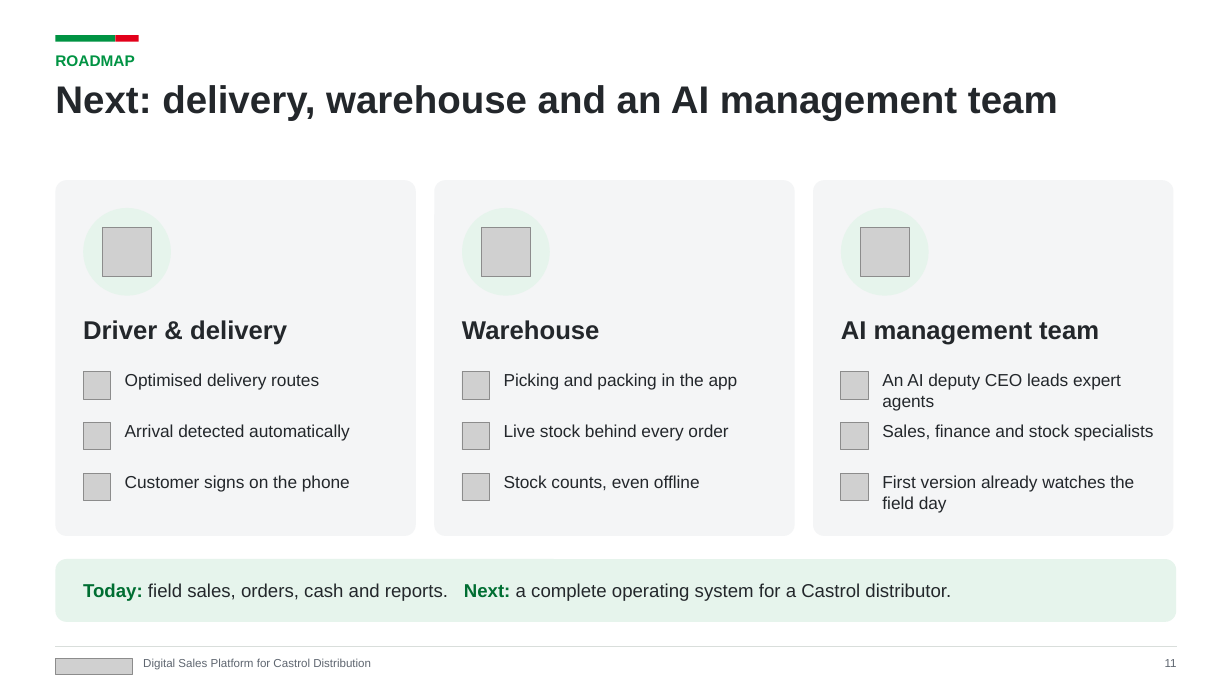
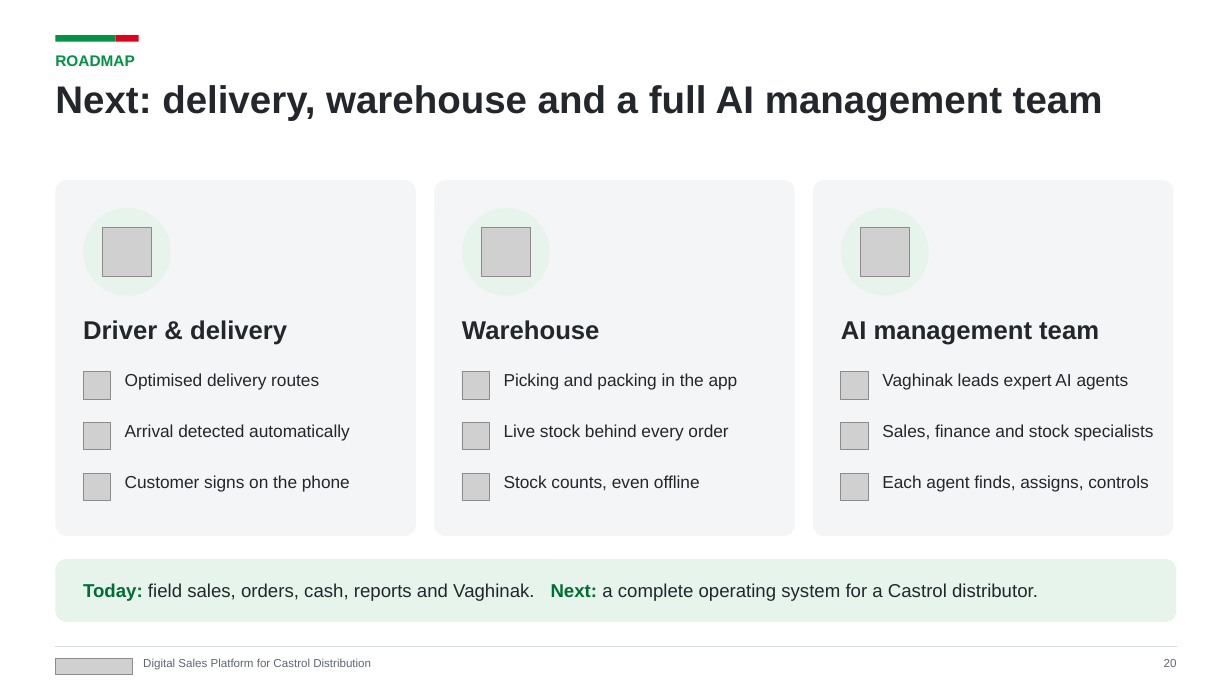
Before and after one commit to kdavtian/SalesManagerVisits, a slide deck: slide 20 of docs/castrol-global/KAD_Platform_Castrol_Global.pptx (slide 11 before the commit). Drawn at 1232x693 pixels with LibreOffice and Linux fonts; fonts in the diff are those of the drawing; grey boxes stand for pictures. Boxes give left, top, right and bottom in pixels: in the first picture for what was removed or moved away, otherwise in the second. Text is boxed around its words. In the diff, an @@ line names an element or a change of style, - is before the commit and + after.

```diff
--- a/docs/castrol-global/KAD_Platform_Castrol_Global.pptx
+++ b/docs/castrol-global/KAD_Platform_Castrol_Global.pptx
@@ text at (55, 85, 1103, 121): text changed @@
-Next: delivery, warehouse and an AI management team
+Next: delivery, warehouse and a full AI management team
@@ text at (882, 373, 1129, 390): text changed @@
-An AI deputy CEO leads expert agents
+Vaghinak leads expert AI agents
@@ text at (882, 475, 1148, 492): text changed @@
-First version already watches the field day
+Each agent finds, assigns, controls
@@ text at (83, 583, 1038, 601): text changed @@
-Today: field sales, orders, cash and reports. Next: a complete operating system for a Castrol distributor.
+Today: field sales, orders, cash, reports and Vaghinak. Next: a complete operating system for a Castrol distributor.
@@ text at (1164, 659, 1177, 667): text changed @@
-11
+20
```
Also in this commit, not shown: 10 other slides changed, 11 slides added, 3 slides removed, 12 other files.
